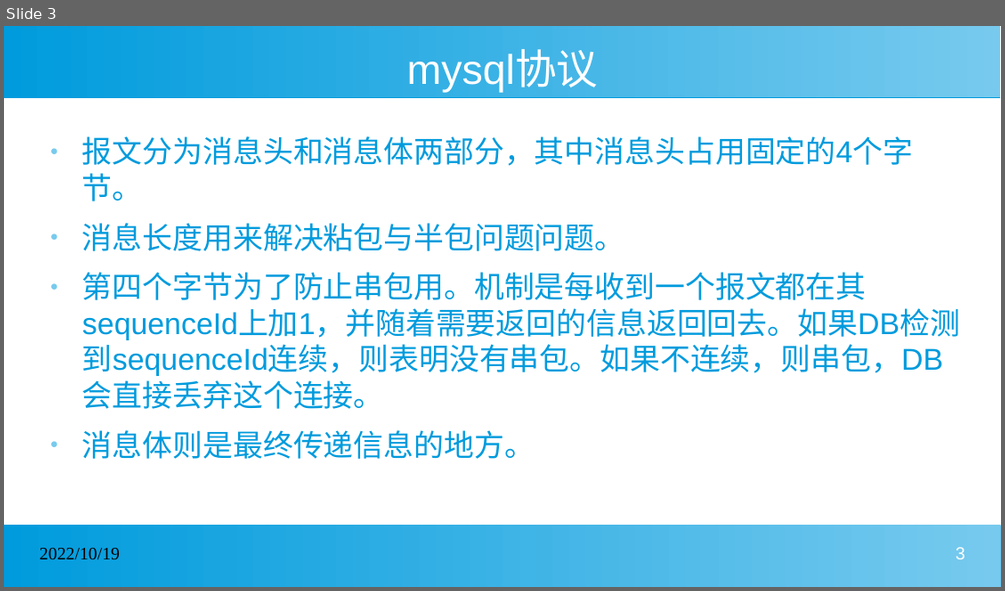
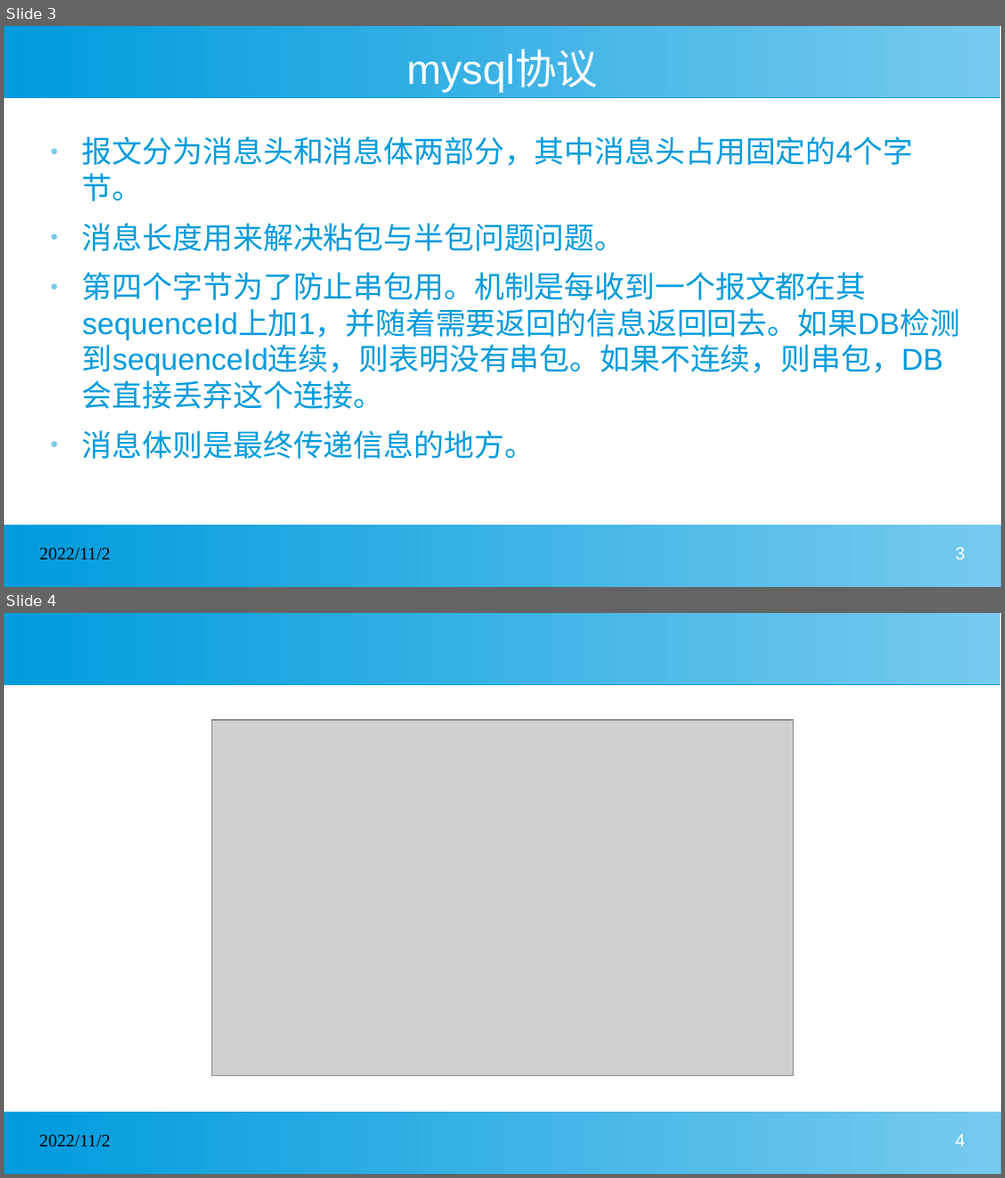
Before and after one commit to ltylty/SimpleDB, a slide deck: doc/从零实现数据库源码分析.pptx. Shown one above the other, each under a label of ours: slide 3 before the commit, slides 3 and 4 after it. The pictures are 1005x591 and 1005x1178 pixels, drawn with LibreOffice and Linux fonts; fonts in the diff are those of the drawing; grey boxes stand for pictures. Boxes give left, top, right and bottom in pixels: in the first picture for what was removed or moved away, otherwise in the second. Text is boxed around its words. In the diff, an @@ line names an element or a change of style, - is before the commit and + after.

```diff
--- a/doc/从零实现数据库源码分析.pptx
+++ b/doc/从零实现数据库源码分析.pptx
@@ slide 4 added at bbox=[4, 613, 1001, 1174], background #FFFFFF; not listed: 2 template elements that a slide beside it also shows @@
@@ picture added at bbox=[211, 720, 793, 1076] @@
@@ text added at bbox=[40, 1135, 110, 1147], 14 pt, text #000000 @@
+2022/11/2
@@ page number added at bbox=[955, 1134, 965, 1146], 14 pt, text #FFFFFF @@
+4
@@ slide 3 changed as well @@
@@ text at bbox=[40, 548, 110, 560]: text changed @@
-2022/10/19
+2022/11/2
```
Also in this commit, not shown: 13 other slides changed, 1 other slide added, 1 slide removed, 9 other files.
